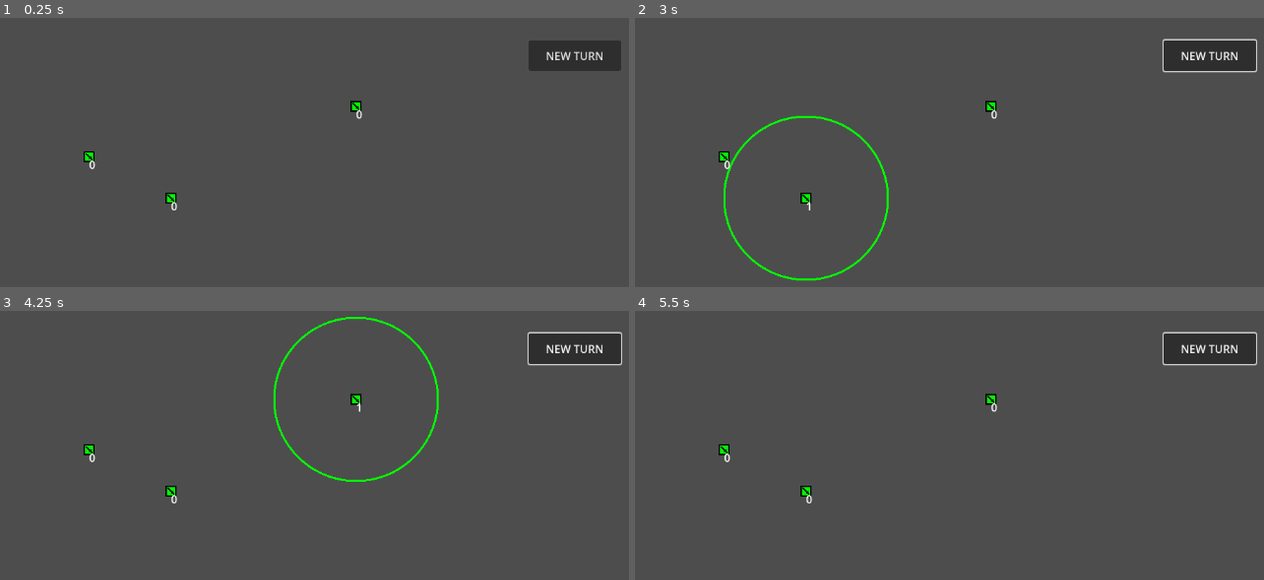
Above: before the commit, frames 1-4 (two rows, left to right).
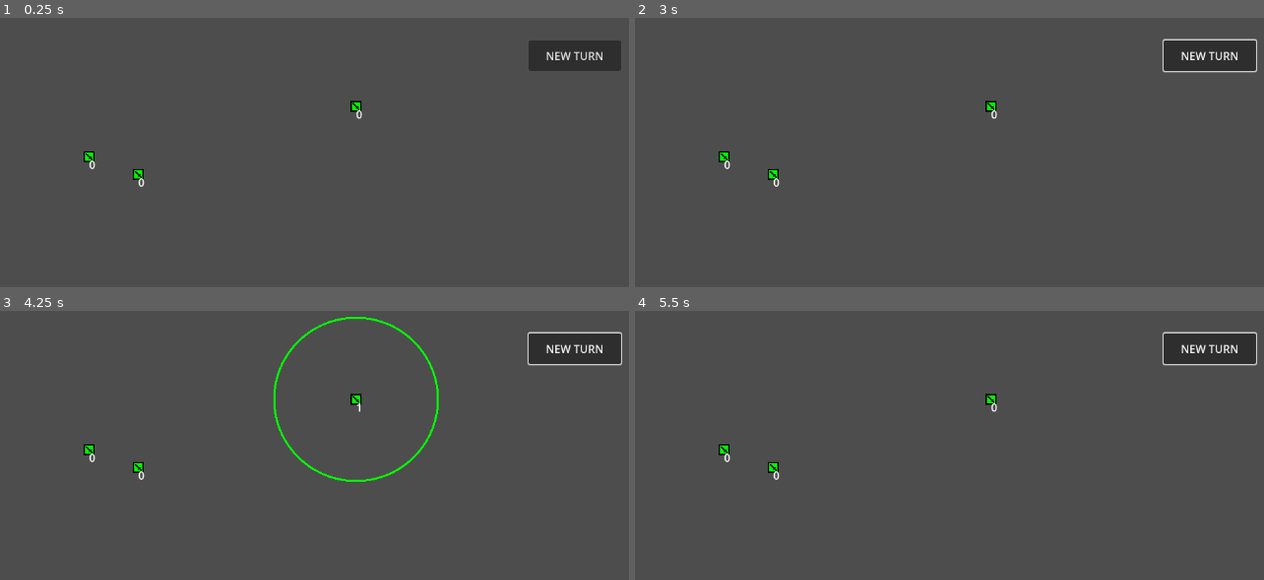
Above: after the commit, the same moments.

Repository: LegionsTheGame/Godot_turnBased
Game: Godot game, scene res://MainScene/scene_main.tscn
The game is run twice, just before and just after one commit, with the same random seed, the same clock (stepped at 60 frames per second) and the same inputs.
Inputs (mouse positions are in pixels of both pictures, inside the frame that each line leads up to):
- Up to frame 1 (0.25 s): no input
- Up to frame 2 (3 s): click "NEW TURN" at 0.5 s; click "NEW TURN" at 1.25 s; click "NEW TURN" at 2 s; tap Enter at 2.75 s; move the mouse to (804, 198) at 2.77 s; press the mouse at (804, 198) at 2.78 s
- Up to frame 3 (4.25 s): tap Space at 3.5 s; move the mouse to (358, 399) at 3.52 s; release the mouse at (358, 399) at 3.53 s; click (358, 399) at 3.6 s
- Up to frame 4 (5.5 s): tap Enter at 4.25 s; move the mouse to (723, 450) at 4.27 s; press the mouse at (723, 450) at 4.28 s; tap Space at 5 s; move the mouse to (outside the picture) at 5.02 s; release the mouse at (outside the picture) at 5.03 s; click (outside the picture) at 5.1 s

The runs differ from the first frame. In frame 1, 0.2% of the frame differs, in the area x 21-29%, y 56-72%; in frame 2, 1.0%, in the area x 14-41%, y 36-98%; in frame 3, 0.2%; in frame 4, 0.2%.

Commit message:
opdatere kamp og eksplotions logik

Diff:
--- a/LegionsTurnBased42_2/ArmyScene/scene_army.tscn
+++ b/LegionsTurnBased42_2/ArmyScene/scene_army.tscn
@@ -1,10 +1,44 @@
-[gd_scene load_steps=5 format=3 uid="uid://c5ogq412v2b3v"]
+[gd_scene load_steps=8 format=3 uid="uid://c5ogq412v2b3v"]
 
 [ext_resource type="Texture2D" uid="uid://d05m4mrricvbq" path="res://ArmyScene/sprite_army.png" id="1_l23ko"]
 [ext_resource type="Script" path="res://ArmyScene/script_army.gd" id="1_v6h56"]
 [ext_resource type="Script" path="res://ArmyScene/script_movearea.gd" id="2_yix4g"]
+[ext_resource type="Texture2D" uid="uid://ct7lv30y66ofu" path="res://ArmyScene/sprite_explotion.png" id="3_dmafd"]
 
 [sub_resource type="RectangleShape2D" id="RectangleShape2D_mty2k"]
+
+[sub_resource type="Animation" id="Animation_dm414"]
+resource_name = "explotion"
+length = 3.5
+tracks/0/type = "value"
+tracks/0/imported = false
+tracks/0/enabled = true
+tracks/0/path = NodePath("ExplodeSprite:frame")
+tracks/0/interp = 1
+tracks/0/loop_wrap = true
+tracks/0/keys = {
+"times": PackedFloat32Array(0.1, 0.6, 1.1, 1.6, 2.1, 2.6, 3.1),
+"transitions": PackedFloat32Array(1, 1, 1, 1, 1, 1, 1),
+"update": 1,
+"values": [0, 1, 2, 3, 4, 5, 6]
+}
+tracks/1/type = "value"
+tracks/1/imported = false
+tracks/1/enabled = true
+tracks/1/path = NodePath("ExplodeSprite:visible")
+tracks/1/interp = 1
+tracks/1/loop_wrap = true
+tracks/1/keys = {
+"times": PackedFloat32Array(0.3, 3.5),
+"transitions": PackedFloat32Array(1, 1),
+"update": 1,
+"values": [true, false]
+}
+
+[sub_resource type="AnimationLibrary" id="AnimationLibrary_38llp"]
+_data = {
+"explotion": SubResource("Animation_dm414")
+}
 
 [node name="SceneArmy" type="Area2D"]
 script = ExtResource("1_v6h56")
@@ -12,8 +46,15 @@
 [node name="CollisionShape2D" type="CollisionShape2D" parent="."]
 shape = SubResource("RectangleShape2D_mty2k")
 
-[node name="Sprite2D" type="Sprite2D" parent="."]
+[node name="ArmySprite" type="Sprite2D" parent="."]
 texture = ExtResource("1_l23ko")
+
+[node name="ExplodeSprite" type="Sprite2D" parent="."]
+visible = false
+texture = ExtResource("3_dmafd")
+hframes = 3
+vframes = 3
+frame = 6
 
 [node name="MoveArea" type="Node2D" parent="."]
 script = ExtResource("2_yix4g")
@@ -22,5 +63,11 @@
 offset_right = 40.0
 offset_bottom = 23.0
 
+[node name="AnimationPlayer" type="AnimationPlayer" parent="."]
+libraries = {
+"": SubResource("AnimationLibrary_38llp")
+}
+
 [connection signal="area_entered" from="." to="." method="_on_area_entered"]
 [connection signal="input_event" from="." to="." method="_on_input_event"]
+[connection signal="animation_finished" from="AnimationPlayer" to="." method="_on_animation_player_animation_finished"]
--- a/LegionsTurnBased42_2/ArmyScene/script_army.gd
+++ b/LegionsTurnBased42_2/ArmyScene/script_army.gd
@@ -47,8 +47,15 @@
 
 func _on_area_entered(area):
 	if area is Army:
-		area.set_fighting()
 		global_position -= 3*velocity
+		$AnimationPlayer.play("explotion")
+		if area.is_moveing(): area.set_fighting()
+	pass
+
+func _on_animation_player_animation_finished(anim_name):
+	if is_fighting():
+		state = DONE
+		emit_signal("signalDone",self)
 	pass
 
 func set_destination(p:Vector2):
--- a/LegionsTurnBased42_2/ArmyScene/script_movearea.gd
+++ b/LegionsTurnBased42_2/ArmyScene/script_movearea.gd
@@ -8,4 +8,4 @@
 func inside(p:Vector2):
 	var L = (p-global_position).length()
 	print(str(L), " L er stor nok til move")
-	return L < radius and L > 20
+	return L < radius
--- a/LegionsTurnBased42_2/MainScene/scene_main.tscn
+++ b/LegionsTurnBased42_2/MainScene/scene_main.tscn
@@ -11,7 +11,7 @@
 [node name="Armies" type="Node2D" parent="."]
 
 [node name="SceneArmy3" parent="Armies" instance=ExtResource("2_2m1ud")]
-position = Vector2(-115, -49)
+position = Vector2(-163, -84)
 
 [node name="SceneArmy2" parent="Armies" instance=ExtResource("2_2m1ud")]
 position = Vector2(156, -184)
--- a/LegionsTurnBased42_2/MainScene/script_main.gd
+++ b/LegionsTurnBased42_2/MainScene/script_main.gd
@@ -18,6 +18,7 @@
 	pass
 
 func _recived_army_selected(army:Army):
+	print("new army selected - armyInFocus : ",armyInFocus)
 	if armyInFocus != null and not armyInFocus.is_ready() : return
 	print("army vælges", army)
 	armyInFocus = army
--- /dev/null
+++ b/LegionsTurnBased42_2/globals.gd
@@ -0,0 +1,13 @@
+extends Node
+
+var rum1_last : Vector2
+var X = 1000
+
+# Called when the node enters the scene tree for the first time.
+func _ready():
+	pass # Replace with function body.
+
+
+# Called every frame. 'delta' is the elapsed time since the previous frame.
+func _process(delta):
+	pass
--- a/LegionsTurnBased42_2/project.godot
+++ b/LegionsTurnBased42_2/project.godot
@@ -15,6 +15,10 @@
 config/features=PackedStringArray("4.2", "GL Compatibility")
 config/icon="res://icon.svg"
 
+[autoload]
+
+Globals="*res://globals.gd"
+
 [input]
 
 mouse_left={
Binary file added: LegionsTurnBased42_2/ArmyScene/sprite_explotion.png
Not shown, added: LegionsTurnBased42_2/ArmyScene/sprite_explotion.png.import
